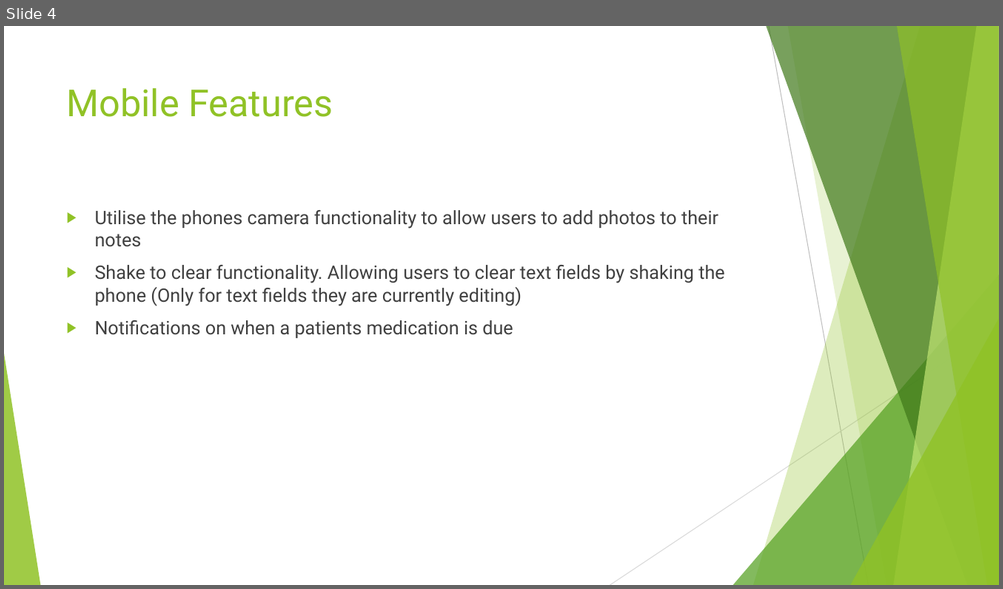
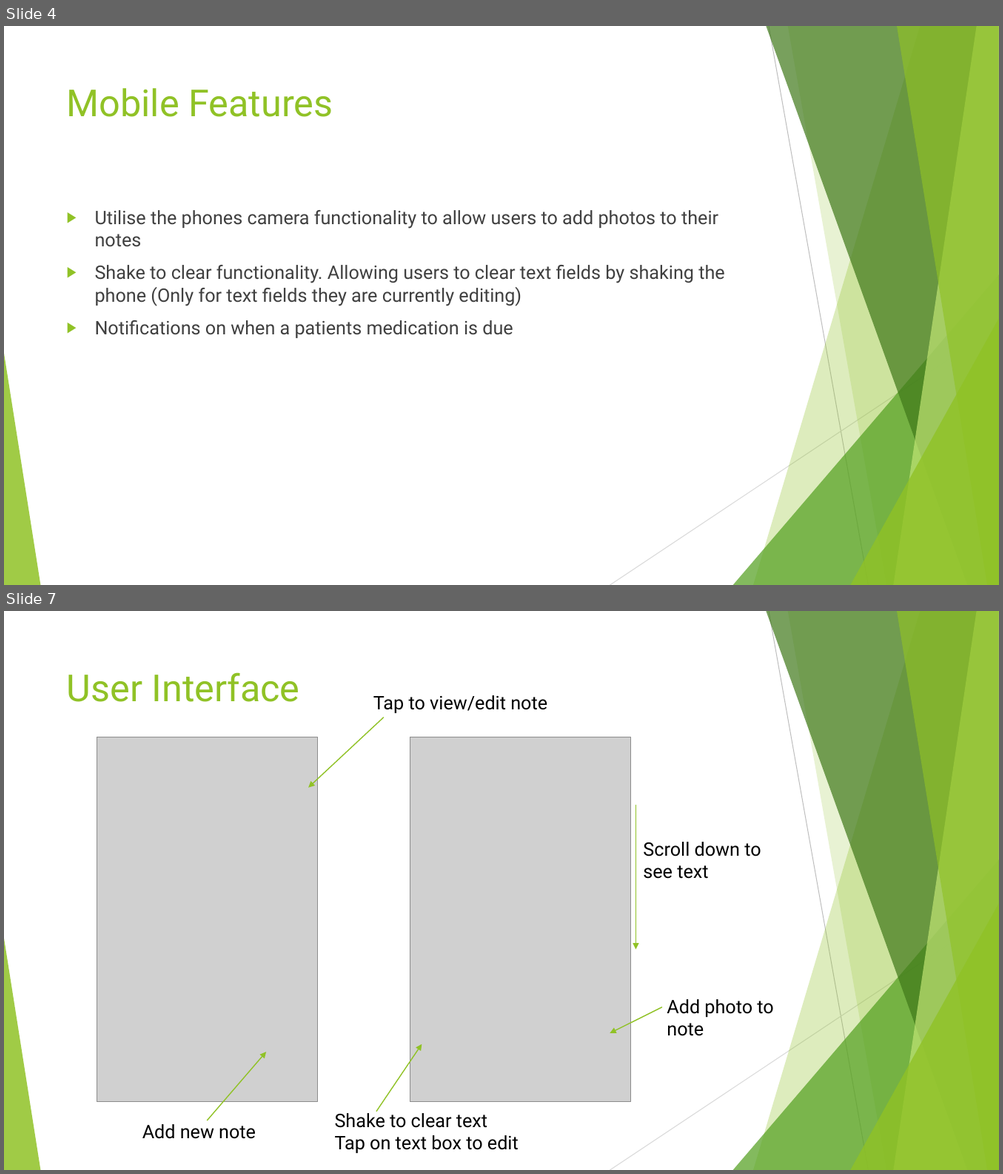
Before and after one commit to jjvanvuren/MediClip, a slide deck: MediClip Presentation.pptx. Shown one above the other, each under a label of ours: slide 4 before the commit, slides 4 and 7 after it; the slides between them are not shown. The pictures are 1003x589 and 1003x1174 pixels, drawn with LibreOffice and Linux fonts; fonts in the diff are those of the drawing; grey boxes stand for pictures. Boxes give left, top, right and bottom in pixels: in the first picture for what was removed or moved away, otherwise in the second. Text is boxed around its words. In the diff, an @@ line names an element or a change of style, - is before the commit and + after.

```diff
--- a/MediClip Presentation.pptx
+++ b/MediClip Presentation.pptx
@@ slide 7 added at (x1=4, y1=611, x2=999, y2=1170), background #FFFFFF; not listed: 10 template elements that a slide beside it also shows @@
@@ title added at (x1=67, y1=672, x2=300, y2=702), 36 pt, text #90C226 @@
+User Interface
@@ text added at (x1=373, y1=695, x2=547, y2=713), 18 pt, text #000000 @@
+Tap to view/edit note
@@ arrow added from (384, 718) to (308, 788), #90C226 1 pt @@
@@ picture added at (x1=96, y1=737, x2=317, y2=1102) @@
@@ picture added at (x1=410, y1=737, x2=631, y2=1102) @@
@@ arrow added from (636, 806) to (636, 950), #90C226 1 pt @@
@@ text added at (x1=643, y1=842, x2=760, y2=879), 18 pt, text #000000 @@
+Scroll down to
+see text
@@ arrow added from (662, 1008) to (610, 1034), #90C226 1 pt @@
@@ text added at (x1=666, y1=999, x2=773, y2=1037), 18 pt, text #000000 @@
+Add photo to
+note
@@ arrow added from (207, 1121) to (266, 1052), #90C226 1 pt @@
@@ arrow added from (376, 1112) to (422, 1045), #90C226 1 pt @@
@@ text added at (x1=335, y1=1111, x2=518, y2=1153), 18 pt, text #000000 @@
+Shake to clear text
+Tap on text box to edit
@@ text added at (x1=142, y1=1125, x2=256, y2=1139), 18 pt, text #000000 @@
+Add new note
```
Also in this commit, not shown: 1 slide changed, 2 other slides added.
